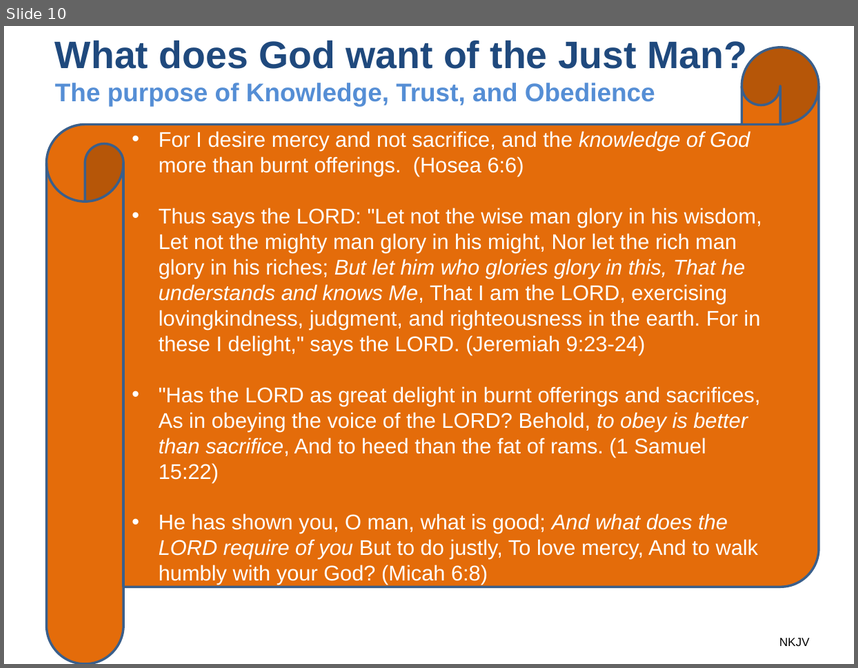
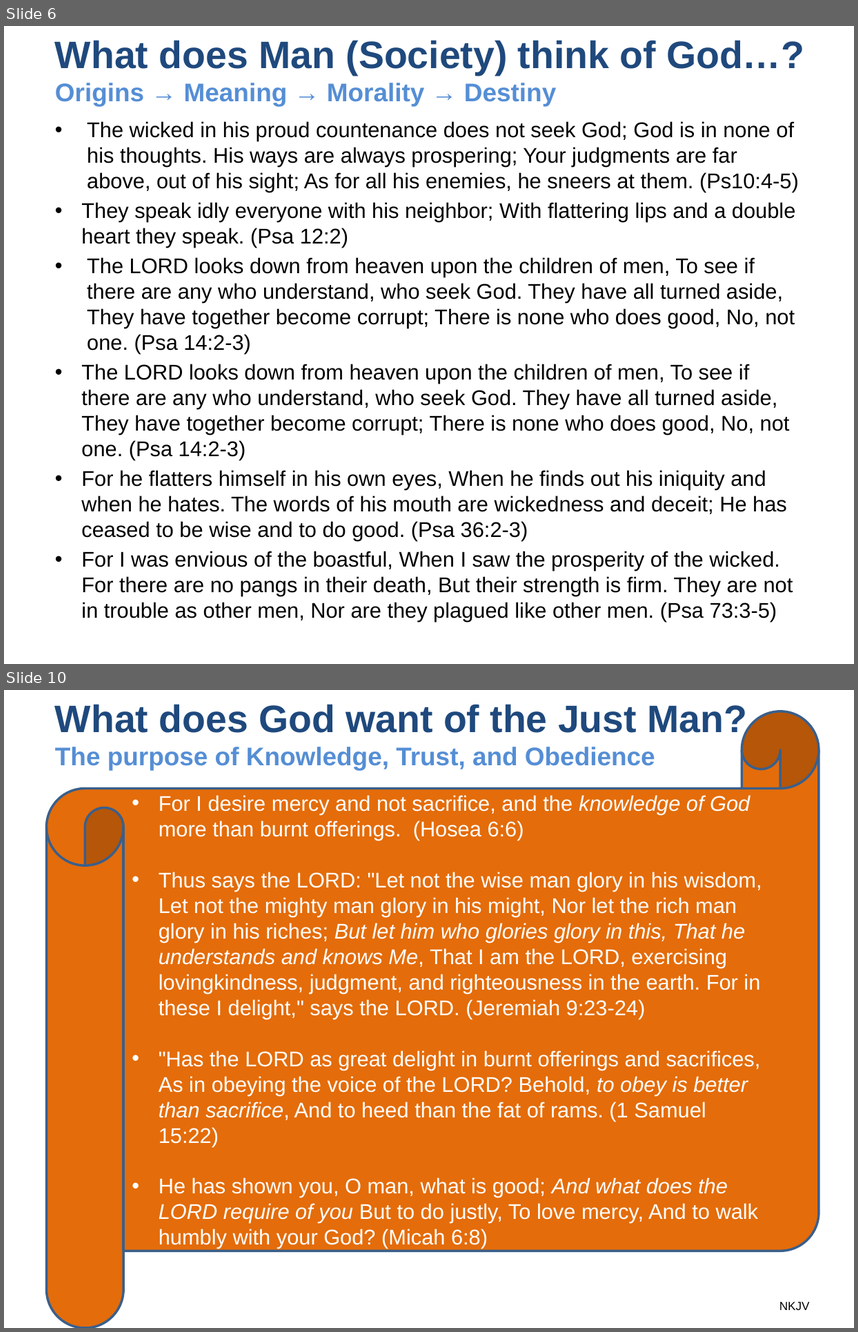
Before and after one commit to UsefulEngines/EvangelismPublic, a slide deck: 2024-Q4/2024-11-03/2024-11-03-Psalms.pptx. Shown one above the other, each under a label of ours: slide 10 before the commit, slides 6 and 10 after it; the slides between them are not shown. The pictures are 858x668 and 858x1332 pixels, drawn with LibreOffice and Linux fonts; fonts in the diff are those of the drawing. Boxes give left, top, right and bottom in pixels: in the first picture for what was removed or moved away, otherwise in the second. Text is boxed around its words. In the diff, an @@ line names an element or a change of style, - is before the commit and + after.

```diff
--- a/2024-Q4/2024-11-03/2024-11-03-Psalms.pptx
+++ b/2024-Q4/2024-11-03/2024-11-03-Psalms.pptx
@@ slide 6 added at [4,26,854,664], background #FFFFFF @@
@@ title added at [55,40,804,106], 32.4 pt, text #1F497D, bold @@
+What does Man (Society) think of God…?
+Origins → Meaning → Morality → Destiny
@@ text added at [81,121,799,621], 18 pt, text #000000 @@
+• The wicked in his proud countenance does not seek God; God is in none of his thoughts. His ways are always prospering; Your judgments are far above, out of his sight; As for all his enemies, he sneers at them. (Ps10:4-5)
+• They speak idly everyone with his neighbor; With flattering lips and a double heart they speak. (Psa 12:2)
+• The LORD looks down from heaven upon the children of men, To see if there are any who understand, who seek God. They have all turned aside, They have together become corrupt; There is none who does good, No, not one. (Psa 14:2-3)
+• The LORD looks down from heaven upon the children of men, To see if there are any who understand, who seek God. They have all turned aside, They have together become corrupt; There is none who does good, No, not one. (Psa 14:2-3)
+• For he flatters himself in his own eyes, When he finds out his iniquity and when he hates. The words of his mouth are wickedness and deceit; He has ceased to be wise and to do good. (Psa 36:2-3)
+• For I was envious of the boastful, When I saw the prosperity of the wicked. For there are no pangs in their death, But their strength is firm. They are not in trouble as other men, Nor are they plagued like other men. (Psa 73:3-5)
```
Also in this commit, not shown: 4 slides changed, 2 other slides added, 3 slides removed, 1 other file.
